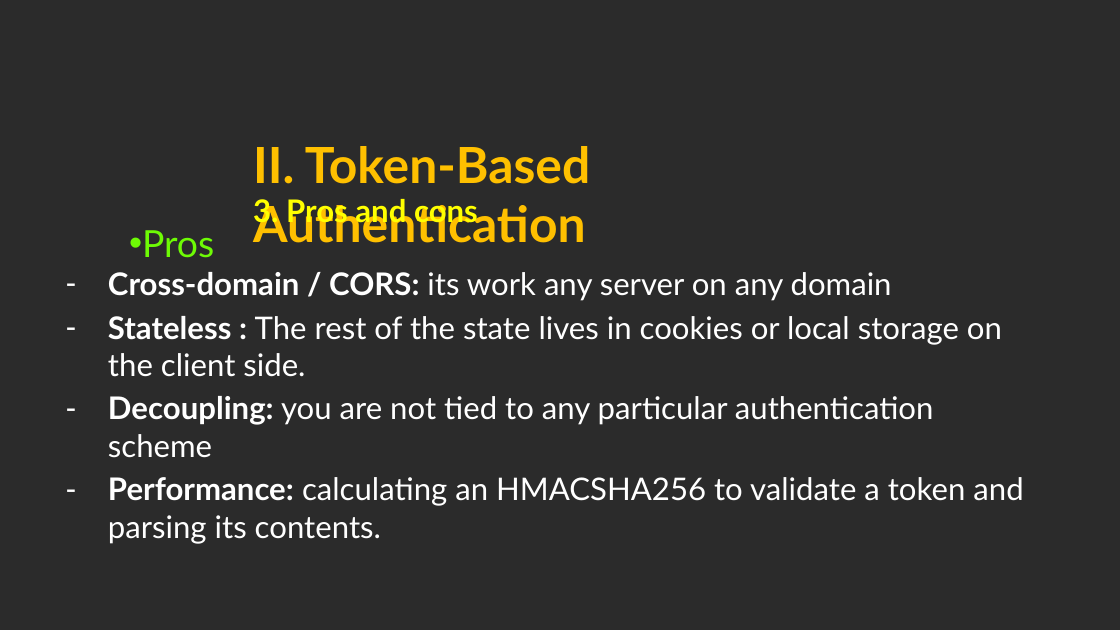
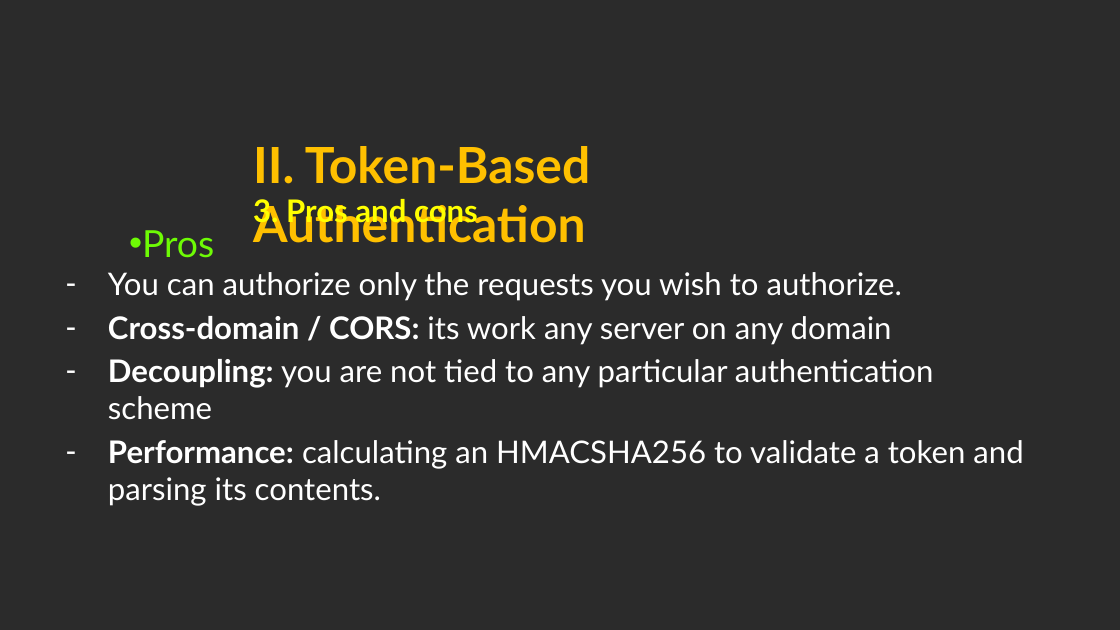
Before and after one commit to hoangmyit/Angular-NetCoreAuthenticationWithJWT, a slide deck: slide 15 of 1. Documents/AngularSecurity.pptx. Drawn at 1120x630 pixels with LibreOffice and Linux fonts; fonts in the diff are those of the drawing; background and template pictures are left out; a plain dark background stands for a picture behind light text. Boxes give left, top, right and bottom in pixels: in the first picture for what was removed or moved away, otherwise in the second. Text is boxed around its words. In the diff, an @@ line names an element or a change of style, - is before the commit and + after.

Commit message:
update slide

```diff
--- a/1. Documents/AngularSecurity.pptx
+++ b/1. Documents/AngularSecurity.pptx
@@ text at bbox=[108, 272, 902, 301]: paragraph added @@
+– You can authorize only the requests you wish to authorize.
@@ text at bbox=[108, 316, 1002, 377]: paragraph removed @@
-– Stateless : The rest of the state lives in cookies or local storage on the client side.
```
Also in this commit, not shown: 2 other slides changed.
